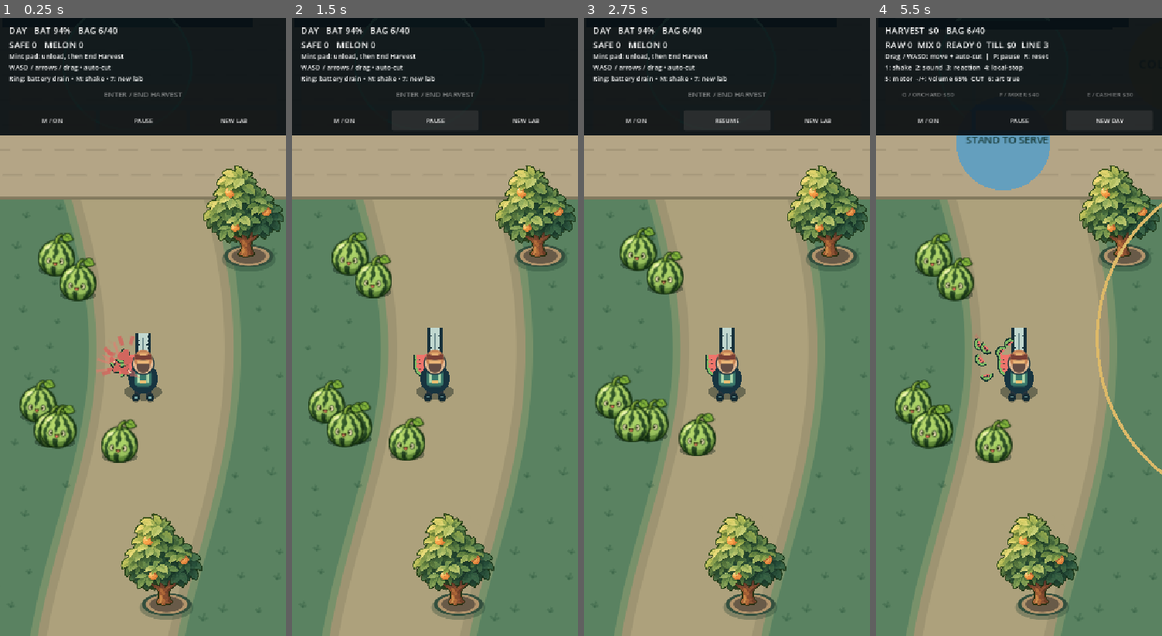
Above: before the commit, frames 1-4 (left to right).
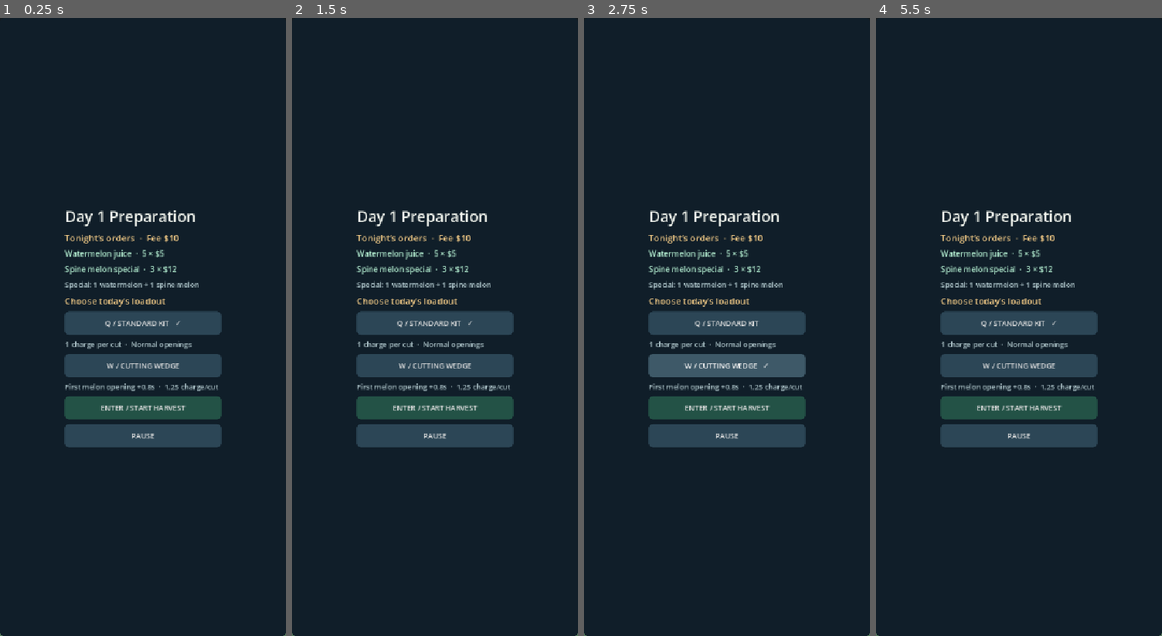
Above: after the commit, the same moments.

Repository: syjkim0125/harvest-deck
Game: Godot game, scene res://main.tscn
Same seed, same stepped clock (60 frames per second), same inputs: the game is played once before the commit and once after it.
Inputs (mouse positions are in pixels of both pictures, inside the frame that each line leads up to):
- Up to frame 1 (0.25 s): no input
- Up to frame 2 (1.5 s): click "PAUSE" at 0.5 s; click (435, 123) at 1.25 s, where only the run before the commit has a clickable "RESUME"
- Up to frame 3 (2.75 s): click "PAUSE" (after the commit: "W / CUTTING WEDGE") at 2 s
- Up to frame 4 (5.5 s): click "RESUME" (after the commit: "Q / STANDARD KIT") at 2.75 s; click "PAUSE" at 3.5 s; click "RESUME" at 4.25 s; click "NEW LAB" at 5 s

The runs differ from the first frame. In frame 1, 82% of the frame differs, in the area x 0-100%, y 1-100%; in frame 2, 83%; in frame 3, 83%; in frame 4, 83%.

Commit message:
Release Harvest Deck v0.7.21 with a night forecast and Cutting Wedge

Diff:
--- a/scripts/day_harvest.gd
+++ b/scripts/day_harvest.gd
@@ -1,21 +1,29 @@
 extends RefCounted
 ## The day owns energy and its conclusion; the depot owns deposited ingredients.
 
+enum Card { STANDARD, WEDGE }
 enum Outcome { ACTIVE, RETURNED, EXHAUSTED }
 
 const MAX_CHARGE := 100.0
 const CUT_COST := 1.0
+const WEDGE_CUT_COST := 1.25
+const WEDGE_OPEN_BONUS := 0.80
 const SEED_COST := 25.0
 const HAZARD_COST_PER_SECOND := 2.0
 
+var card := Card.STANDARD
 var charge := MAX_CHARGE
 var outcome := Outcome.ACTIVE
 var lost_cargo := 0
 
 func reset() -> void:
+	card = Card.STANDARD
 	charge = MAX_CHARGE
 	outcome = Outcome.ACTIVE
 	lost_cargo = 0
+
+func cut_cost() -> float:
+	return WEDGE_CUT_COST if card == Card.WEDGE else CUT_COST
 
 func spend(amount: float) -> bool:
 	charge = maxf(0.0, charge - amount)
--- a/scripts/game.gd
+++ b/scripts/game.gd
@@ -28,6 +28,7 @@
 const HUD_HEIGHT: int = 150
 const BOUNDS = Rect2(40, 100, 1480, 1040)
 @export var day_mode := false
+var preparing_day := false
 var day := DayHarvest.new()
 var night := NightMarket.new()
 var night_view: NightMarketView
@@ -165,6 +166,8 @@
 	night_layer.add_child(night_view)
 	night_view.recipe_pressed.connect(pick_night_recipe)
 	night_view.action_pressed.connect(advance_night)
+	night_view.loadout_pressed.connect(pick_day_card)
+	night_view.start_pressed.connect(begin_harvest)
 	night_view.pause_pressed.connect(func(): set_paused(not paused))
 	get_viewport().size_changed.connect(layout_hud)
 	layout_hud()
@@ -264,6 +267,7 @@
 	fruits.clear()
 	production.reset()
 	day.reset()
+	preparing_day = day_mode
 	night.reset()
 	notice = ""
 	ground_drops.clear()
@@ -275,7 +279,7 @@
 	unload_clock = 0.0
 	paused = false
 	if is_instance_valid(night_view):
-		night_view.refresh(night, paused)
+		refresh_market_view()
 	if is_instance_valid(pause_button):
 		pause_button.text = "PAUSE"
 	drag_id = -1
@@ -312,7 +316,7 @@
 	if is_instance_valid(pause_button):
 		pause_button.text = "RESUME" if paused else "PAUSE"
 	if is_instance_valid(night_view):
-		night_view.refresh(night, paused)
+		refresh_market_view()
 	avatar.clear_hit()
 	cut_trail_left = 0.0
 	if value and is_instance_valid(saw_audio):
@@ -338,8 +342,16 @@
 					advance_day()
 				else:
 					advance_night()
-			KEY_Q: pick_night_recipe(NightMarket.Recipe.WATERMELON)
-			KEY_W: pick_night_recipe(NightMarket.Recipe.MELON)
+			KEY_Q:
+				if preparing_day:
+					pick_day_card(DayHarvest.Card.STANDARD)
+				else:
+					pick_night_recipe(NightMarket.Recipe.WATERMELON)
+			KEY_W:
+				if preparing_day:
+					pick_day_card(DayHarvest.Card.WEDGE)
+				else:
+					pick_night_recipe(NightMarket.Recipe.MELON)
 			KEY_E: try_hire_cashier()
 			KEY_F: try_upgrade_mixer()
 			KEY_G: try_unlock_orchard()
@@ -374,7 +386,7 @@
 func _unhandled_input(event: InputEvent) -> void:
 	# Let CanvasLayer controls consume touch before starting the movement drag.
 	if event is InputEventScreenTouch:
-		if event.pressed and drag_id == -1 and not paused and not day_finished():
+		if event.pressed and drag_id == -1 and not paused and not preparing_day and not day_finished():
 			drag_id = event.index
 			drag_origin = event.position
 		elif not event.pressed and event.index == drag_id:
@@ -384,6 +396,8 @@
 		drag_vector = ((event.position - drag_origin) / 65.0).limit_length()
 
 func _physics_process(delta: float) -> void:
+	if preparing_day:
+		return
 	if night.phase != NightMarket.Phase.OFF:
 		if not paused:
 			night.step(delta)
@@ -424,6 +438,8 @@
 	hud.text = "DAY   BAT %d%%   BAG %d/%d" % [charge_percent, cargo.size(), CAPACITY]
 	var stock_text := "SAFE %d   MELON %d" % [stock, production.raw.count(SpineMelon.KIND)]
 	hud.text += ("\n" if portrait_view else "     ") + stock_text
+	if day.card == DayHarvest.Card.WEDGE:
+		hud.text += "   WEDGE"
 	hud.modulate = Color("ffbc82") if charge_percent <= DayHarvest.SEED_COST else Color.WHITE
 	var hint := "Mint pad: unload, then End Harvest"
 	if day.outcome == DayHarvest.Outcome.EXHAUSTED:
@@ -443,7 +459,31 @@
 func day_finished() -> bool:
 	return day_mode and day.outcome != DayHarvest.Outcome.ACTIVE
 
+func refresh_market_view() -> void:
+	if preparing_day:
+		night_view.refresh_prep(day.card, paused)
+	else:
+		night_view.refresh(night, paused)
+
+func pick_day_card(card: DayHarvest.Card) -> void:
+	if preparing_day and not paused:
+		day.card = card
+		refresh_market_view()
+
+func begin_harvest() -> bool:
+	if not preparing_day or paused:
+		return false
+	preparing_day = false
+	if day.card == DayHarvest.Card.WEDGE:
+		for fruit in fruits:
+			if fruit.kind == SpineMelon.KIND:
+				fruit.encounter.first_open_bonus = DayHarvest.WEDGE_OPEN_BONUS
+	refresh_market_view()
+	return true
+
 func advance_day() -> bool:
+	if preparing_day:
+		return begin_harvest()
 	return enter_night() if day_finished() else finish_day_at_depot()
 
 func enter_night() -> bool:
@@ -472,13 +512,14 @@
 				return false
 		NightMarket.Phase.CLOSED:
 			reset_run()
+			return true
 		_:
 			return false
 	night_view.refresh(night, paused)
 	return true
 
 func finish_day_at_depot() -> bool:
-	if not day_mode or day_finished() or paused or not cargo.is_empty() or player.distance_to(depot) >= DEPOT_RADIUS:
+	if not day_mode or preparing_day or day_finished() or paused or not cargo.is_empty() or player.distance_to(depot) >= DEPOT_RADIUS:
 		return false
 	conclude_day(false)
 	return true
@@ -555,6 +596,8 @@
 	return player + Vector2(0, -shop_bias * shop_weight - hud_bias)
 
 func simulate(delta: float, direction: Vector2) -> void:
+	if preparing_day:
+		return
 	# Advance movement, harvesting and production together. A slow frame must not
 	# skip cuts then leave negative cooldown debt to repay on subsequent frames.
 	# 120 Hz substeps also keep collisions along the path, not at the final point.
@@ -679,7 +722,7 @@
 		encounter_audio.play()
 
 func attack() -> int:
-	if cargo.size() >= CAPACITY or day_finished():
+	if preparing_day or cargo.size() >= CAPACITY or day_finished():
 		return 0
 	var count := 0
 	var killed := false
@@ -721,7 +764,7 @@
 					cargo.append(f.kind)
 				else:
 					ground_drops.append({"pos": f.pos + Vector2(j * 9 - 9, 15), "kind": f.kind})
-		if day_mode and day.spend(DayHarvest.CUT_COST):
+		if day_mode and day.spend(day.cut_cost()):
 			exhausted = true
 			break
 	if exhausted:
--- a/scripts/night_market_view.gd
+++ b/scripts/night_market_view.gd
@@ -1,6 +1,7 @@
 extends Panel
 
 const Market = preload("res://scripts/night_market.gd")
+const Day = preload("res://scripts/day_harvest.gd")
 const SpineMelon = preload("res://scripts/spine_melon.gd")
 const INK := Color("101e29")
 const PAPER := Color("f2f5ee")
@@ -11,7 +12,14 @@
 signal recipe_pressed(recipe: int)
 signal action_pressed
 signal pause_pressed
-
+signal loadout_pressed(card: Day.Card)
+signal start_pressed
+
+var market_content: VBoxContainer
+var prep_content: VBoxContainer
+var loadout_buttons: Array[Button] = []
+var start_button: Button
+var prep_pause_button: Button
 var title: Label
 var detail: Label
 var inventory: Label
@@ -37,7 +45,11 @@
 	var content := VBoxContainer.new()
 	content.custom_minimum_size.x = 280
 	content.add_theme_constant_override("separation", 10)
-	frame.add_child(content)
+	var pages := VBoxContainer.new()
+	frame.add_child(pages)
+	pages.add_child(content)
+	market_content = content
+	build_prep(pages)
 	title = label(content, "Night Market", 32, PAPER)
 	detail = label(content, "", 16, GOLD)
 	inventory = label(content, "", 14, MUTED)
@@ -72,7 +84,47 @@
 	pause_button = action(content)
 	pause_button.pressed.connect(func(): pause_pressed.emit())
 
+func build_prep(parent: Control) -> void:
+	prep_content = VBoxContainer.new()
+	prep_content.custom_minimum_size.x = 280
+	prep_content.add_theme_constant_override("separation", 8)
+	parent.add_child(prep_content)
+	label(prep_content, "Day 1 Preparation", 27, PAPER)
+	label(prep_content, "Tonight’s orders  ·  Fee $%d" % Market.FEE, 16, GOLD)
+	for i in range(Market.NAMES.size()):
+		label(prep_content, "%s  ·  %d × $%d" % [Market.NAMES[i], Market.DEMAND[i], Market.PRICES[i]], 14, MINT)
+	label(prep_content, "Special: 1 watermelon + 1 spine melon", 13, MUTED)
+	label(prep_content, "Choose today’s loadout", 16, GOLD)
+	var standard := action(prep_content)
+	standard.pressed.connect(func(): loadout_pressed.emit(Day.Card.STANDARD))
+	loadout_buttons.append(standard)
+	label(prep_content, "1 charge per cut  ·  Normal openings", 13, MUTED)
+	var wedge := action(prep_content)
+	wedge.pressed.connect(func(): loadout_pressed.emit(Day.Card.WEDGE))
+	loadout_buttons.append(wedge)
+	label(prep_content, "First melon opening +%.1fs  ·  %.2f charge/cut" % [Day.WEDGE_OPEN_BONUS, Day.WEDGE_CUT_COST], 13, MUTED)
+	start_button = action(prep_content)
+	start_button.text = "ENTER / START HARVEST"
+	start_button.add_theme_stylebox_override("normal", surface(Color("235246"), 6))
+	start_button.add_theme_stylebox_override("hover", surface(Color("316a5b"), 6))
+	start_button.pressed.connect(func(): start_pressed.emit())
+	prep_pause_button = action(prep_content)
+	prep_pause_button.pressed.connect(func(): pause_pressed.emit())
+
+func refresh_prep(card: Day.Card, paused: bool) -> void:
+	show()
+	market_content.hide()
+	prep_content.show()
+	loadout_buttons[Day.Card.STANDARD].text = "Q / STANDARD KIT" + ("   ✓" if card == Day.Card.STANDARD else "")
+	loadout_buttons[Day.Card.WEDGE].text = "W / CUTTING WEDGE" + ("   ✓" if card == Day.Card.WEDGE else "")
+	for button in loadout_buttons:
+		button.disabled = paused
+	start_button.disabled = paused
+	prep_pause_button.text = "RESUME" if paused else "PAUSE"
+
 func refresh(market: Market, paused: bool) -> void:
+	prep_content.hide()
+	market_content.show()
 	visible = market.phase != Market.Phase.OFF
 	if not visible:
 		return
--- a/scripts/spine_melon.gd
+++ b/scripts/spine_melon.gd
@@ -12,6 +12,7 @@
 const BURST_SECONDS := 0.18
 
 var phase := Phase.IDLE
+var first_open_bonus := 0.0
 var time_left := 0.0
 var burst_left := 0.0
 var last_strike_hit := false
@@ -29,7 +30,8 @@
 	match phase:
 		Phase.WARNING:
 			phase = Phase.VULNERABLE
-			time_left = OPEN_SECONDS
+			time_left = OPEN_SECONDS + first_open_bonus
+			first_open_bonus = 0.0
 			burst_left = BURST_SECONDS
 			last_strike_hit = distance <= STRIKE_RADIUS
 		Phase.VULNERABLE:
--- a/tests/day_harvest.gd
+++ b/tests/day_harvest.gd
@@ -25,6 +25,7 @@
 		quit(failures)
 		return
 
+	game.begin_harvest()
 	var day = game.day
 	var initial_charge: float = day.charge
 	game.player = Vector2(950, 930)
@@ -35,11 +36,13 @@
 	check(game.hits > 0 and day.charge == initial_charge - game.hits * day.CUT_COST, "watermelon cuts spend exactly one charge per target")
 
 	game.reset_run()
+	game.begin_harvest()
 	var center := SpineMelon.HOME
 	game.player = center + Vector2(0, SpineMelon.STRIKE_RADIUS + 8)
 	game.simulate(0.74, Vector2.ZERO)
 	check(game.seed_hits == 0 and day.charge == initial_charge, "standing outside a warning avoids both seed and hazard cost")
 	game.reset_run()
+	game.begin_harvest()
 	game.player = center + Vector2(0, 75)
 	game.facing = Vector2.DOWN
 	game.simulate(0.69, Vector2.ZERO)
@@ -50,6 +53,7 @@
 	check(game.impact.trauma == 0.0, "incoming seed damage never adds shake")
 
 	game.reset_run()
+	game.begin_harvest()
 	game.cargo.assign([0, 2])
 	game.player = game.depot
 	game.simulate(1.0, Vector2.ZERO)
@@ -70,6 +74,7 @@
 	check(game.player == game.depot and game.stock == stock_after_return and game.attack() == 0, "a long frame or further movement cannot reopen or duplicate the day")
 
 	game.reset_run()
+	game.begin_harvest()
 	game.fruits.clear()
 	game.fruits.assign([
 		{"pos": game.player, "kind": 0, "hp": 1},
@@ -81,6 +86,7 @@
 	check(game.stock == 1 and day.lost_cargo == 2, "a last cut's payout goes through the same cargo loss rule")
 
 	game.reset_run()
+	game.begin_harvest()
 	game.player = center + Vector2(0, 75)
 	game.facing = Vector2.DOWN
 	day.charge = 0.10
@@ -89,6 +95,7 @@
 		"hazard exposure alone can exhaust the saw before any seed hits")
 
 	game.reset_run()
+	game.begin_harvest()
 	game.cargo.assign([0, 0])
 	check(not game.finish_day_at_depot(), "safe return is unavailable away from the drop zone")
 	game.player = game.depot
@@ -120,6 +127,7 @@
 		layout_game.day_mode = true
 		view.add_child(layout_game)
 		layout_game.set_physics_process(false)
+		layout_game.begin_harvest()
 		layout_game._physics_process(0.0)
 		await process_frame
 		var buttons := [layout_game.return_button, layout_game.shake_button, layout_game.pause_button, layout_game.mode_button]
--- a/tests/night_market.gd
+++ b/tests/night_market.gd
@@ -1,6 +1,8 @@
 extends SceneTree
 
-const MELON := 2
+const Day = preload("res://scripts/day_harvest.gd")
+const SpineMelon = preload("res://scripts/spine_melon.gd")
+const MELON := SpineMelon.KIND
 var checks := 0
 var failures := 0
 
@@ -20,11 +22,74 @@
 	game._input(event)
 
 func deliver(game, pieces: Array[int]) -> void:
+	key(game, KEY_ENTER)
 	game.player = game.depot
 	game.cargo.assign(pieces)
 	game.simulate(0.05 * pieces.size() + 0.04, Vector2.ZERO)
 	key(game, KEY_ENTER)
 	key(game, KEY_ENTER)
+
+func walk_to(game, target: Vector2) -> void:
+	var offset: Vector2 = target - game.player
+	game.simulate(offset.length() / game.SPEED, offset.normalized())
+
+func late_melon_approach(game) -> void:
+	walk_to(game, Vector2(510, 690))
+	walk_to(game, Vector2(390, 1004))
+	walk_to(game, SpineMelon.HOME + Vector2(0, 138))
+	game.simulate(2.02, Vector2.ZERO)
+	walk_to(game, SpineMelon.HOME + Vector2(0, 65))
+	game.simulate(0.30, Vector2.ZERO)
+
+func check_preparation(game) -> void:
+	var ui = game.night_view
+	check(game.preparing_day and ui.prep_content.is_visible_in_tree()
+		and not ui.market_content.is_visible_in_tree() and game.day.card == Day.Card.STANDARD,
+		"the shipped scene starts at tonight's forecast with the standard kit selected")
+	game.simulate(1.0, Vector2.LEFT)
+	check(game.player == Vector2(700, 720) and game.hits == 0 and not game.finish_day_at_depot(),
+		"preparation blocks movement, cuts and return")
+	ui.prep_pause_button.pressed.emit()
+	key(game, KEY_W)
+	key(game, KEY_ENTER)
+	check(game.preparing_day and game.day.card == Day.Card.STANDARD and ui.start_button.disabled,
+		"pause blocks loadout and harvest entry")
+	ui.prep_pause_button.pressed.emit()
+	ui.loadout_buttons[Day.Card.WEDGE].pressed.emit()
+	check(game.day.card == Day.Card.WEDGE, "the screen button selects Cutting Wedge")
+	key(game, KEY_Q)
+	check(game.day.card == Day.Card.STANDARD, "Q restores the standard kit before departure")
+	key(game, KEY_ENTER)
+	key(game, KEY_W)
+	check(not ui.visible and game.day.card == Day.Card.STANDARD,
+		"starting the orchard locks the selected kit")
+	late_melon_approach(game)
+	check(game.seed_hits == 0 and not game.cargo.has(MELON),
+		"the normal opening closes before the delayed approach can harvest")
+	game.reset_run()
+	key(game, KEY_W)
+	ui.start_button.pressed.emit()
+	walk_to(game, Vector2(510, 690))
+	check(game.hits > 0 and game.day.charge == Day.MAX_CHARGE - game.hits * Day.WEDGE_CUT_COST,
+		"the selected wedge spends an extra quarter charge per real cut")
+	game.reset_run()
+	key(game, KEY_W)
+	key(game, KEY_ENTER)
+	late_melon_approach(game)
+	var encounter: SpineMelon = game.fruits[-1].encounter
+	check(encounter.first_open_bonus == 0.0 and game.seed_hits == 0 and game.cargo.count(MELON) == 3,
+		"the same late route harvests all three melon slices with the wedge")
+	walk_to(game, game.depot)
+	game.simulate(2.0, Vector2.ZERO)
+	key(game, KEY_ENTER)
+	key(game, KEY_ENTER)
+	key(game, KEY_W)
+	key(game, KEY_ENTER)
+	key(game, KEY_W)
+	game._physics_process(2.0)
+	check(game.night.sold[1] == 1 and game.night.gross == 12,
+		"the wedge route sells tonight's special with harvested ingredients")
+	game.reset_run()
 
 func run() -> void:
 	var game = load("res://main.tscn").instantiate()
@@ -36,6 +101,7 @@
 		print("NIGHT MARKET: %d checks, %d failures" % [checks, failures])
 		quit(failures)
 		return
+	check_preparation(game)
 	var night = game.night
 	var ui = game.night_view
 	check(not game.enter_night(), "an active expedition cannot open the market")
@@ -67,7 +133,7 @@
 		"watermelon-only service covers the closing fee, leaves surplus, and reaches the results screen")
 	check(not night.close() and not game.pick_night_recipe(0) and night.net() == 5, "a closed night cannot charge or sell again")
 	ui.action_button.pressed.emit()
-	check(night.phase == night.Phase.OFF and not ui.visible and game.stock == 0 and game.day.charge == 100.0,
+	check(night.phase == night.Phase.OFF and ui.prep_content.is_visible_in_tree() and game.stock == 0 and game.day.charge == 100.0,
 		"the completed prototype can start a new independent day")
 
 	deliver(game, [0, 0, MELON])
@@ -85,6 +151,7 @@
 		"the mixed menu completes the melon route and charges the fee once")
 
 	game.reset_run()
+	game.begin_harvest()
 	game.production.deposit(0)
 	game.production.deposit(MELON)
 	game.day.charge = 0.02
@@ -118,11 +185,17 @@
 		var layout_game = load("res://main.tscn").instantiate()
 		view.add_child(layout_game)
 		layout_game.set_physics_process(false)
-		deliver(layout_game, [0, MELON])
 		await process_frame
 		await process_frame
 		var pane = layout_game.night_view
 		var bounds := Rect2(Vector2.ZERO, Vector2(size))
+		var prep_fits: bool = bounds.encloses(pane.prep_content.get_global_rect())
+		for button in pane.loadout_buttons + [pane.start_button, pane.prep_pause_button]:
+			prep_fits = prep_fits and bounds.encloses(button.get_global_rect())
+		check(prep_fits, "forecast and loadout actions fit at %s" % size)
+		deliver(layout_game, [0, MELON])
+		await process_frame
+		await process_frame
 		check(bounds.encloses(pane.action_button.get_global_rect()) and bounds.encloses(pane.pause_button.get_global_rect())
 			and not pane.action_button.get_global_rect().intersects(pane.pause_button.get_global_rect()),
 			"night actions remain in-bounds at %s" % size)
Not shown, changed: docs/DAY_NIGHT_DESIGN.md
Not shown, changed: docs/HANDOFF.md
Not shown, changed: docs/ROADMAP.md
